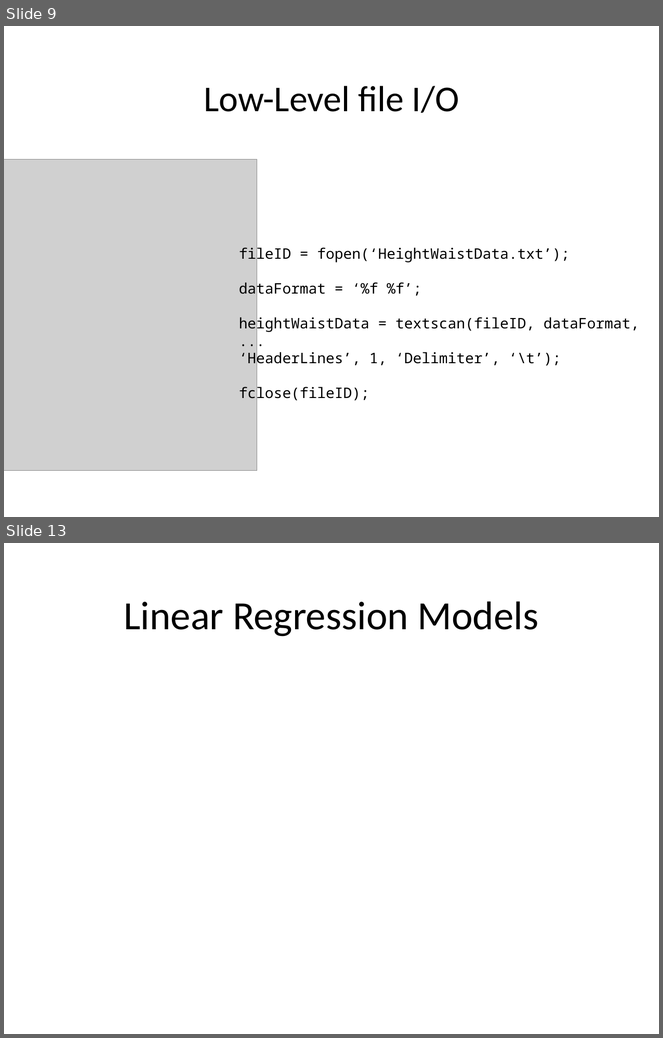
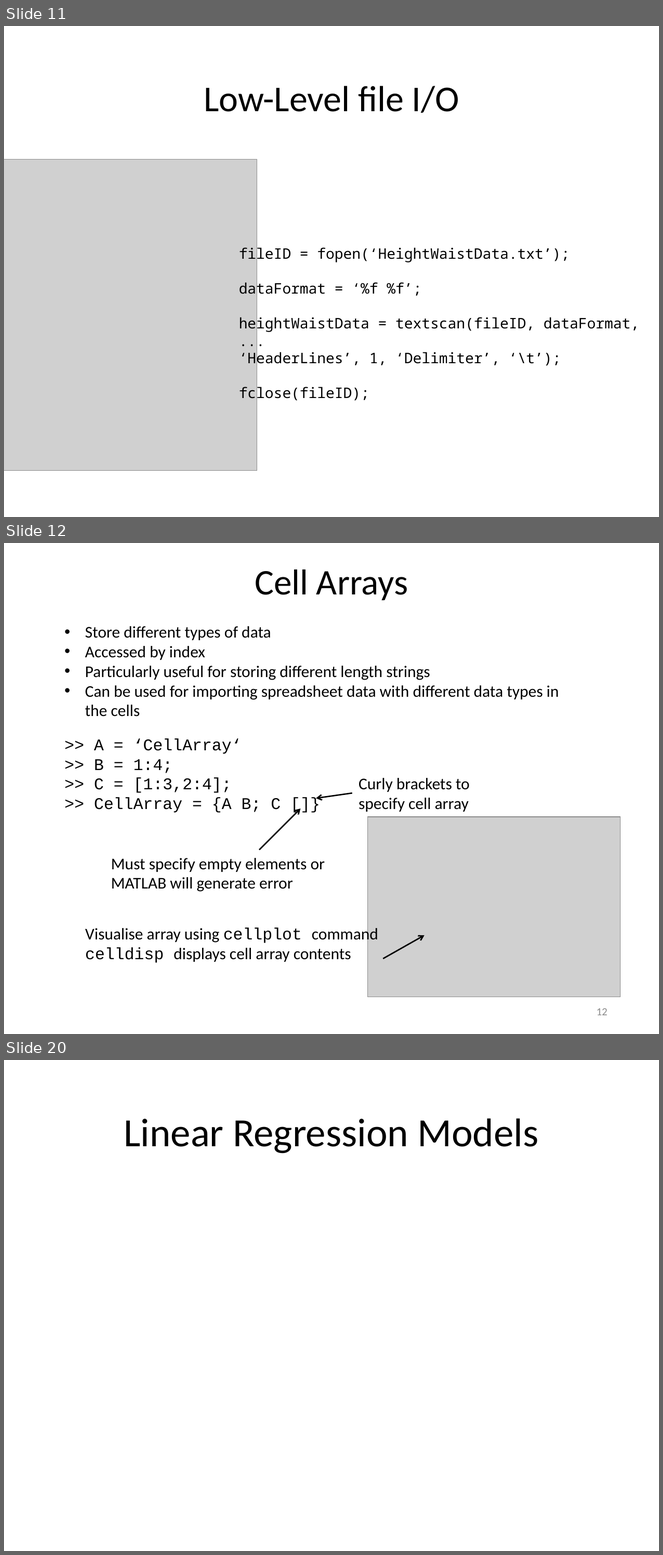
Before and after one commit to louisepb/Nottingham_Workshop, a slide deck: InstructorMaterials/Best Practices for Software Development using MATLAB.pptx. Shown one above the other, each under a label of ours: slides 9 and 13 before the commit, slides 11, 12 and 20 after it; the slides between them are not shown. The pictures are 663x1038 and 663x1555 pixels, drawn with LibreOffice and Linux fonts; fonts in the diff are those of the drawing; grey boxes stand for pictures. Boxes give left, top, right and bottom in pixels: in the first picture for what was removed or moved away, otherwise in the second. Text is boxed around its words. In the diff, an @@ line names an element or a change of style, - is before the commit and + after.

```diff
--- a/InstructorMaterials/Best Practices for Software Development using MATLAB.pptx
+++ b/InstructorMaterials/Best Practices for Software Development using MATLAB.pptx
@@ slide 12 added at <box>4,543,659,1034</box>, background #FFFFFF @@
@@ title added at <box>255,570,409,601</box>, 39.6 pt, text #000000 @@
+Cell Arrays
@@ text added at <box>85,626,559,717</box>, 18 pt, text #000000 @@
+• Store different types of data
+• Accessed by index
+• Particularly useful for storing different length strings
+• Can be used for importing spreadsheet data with different data types in the cells
@@ text added at <box>94,739,281,813</box>, 18 pt, text #000000 @@
+>> A = ‘CellArray‘
+>> B = 1:4;
+>> C = [1:3,2:4];
+>> CellArray = {A B; C []}
@@ text added at <box>359,778,470,812</box>, 18 pt, text #000000 @@
+Curly brackets to specify cell array
@@ arrow added from (352, 793) to (316, 798), #000000 1.5 pt @@
@@ arrow added from (259, 850) to (301, 809), #000000 1.5 pt @@
@@ picture added at <box>367,817,621,997</box> @@
@@ text added at <box>111,858,325,892</box>, 18 pt, text #000000 @@
+Must specify empty elements or MATLAB will generate error
@@ text added at <box>85,926,378,963</box>, 18 pt, text #000000 @@
+Visualise array using cellplot command
+celldisp displays cell array contents
@@ arrow added from (384, 959) to (425, 936), #000000 1.5 pt @@
@@ page number added at <box>597,1008,608,1016</box>, 12 pt, text #8C8C8C @@
+12
@@ what was slide 9 is now slide 11 @@
@@ what was slide 13 is now slide 20 @@
```
Also in this commit, not shown: 3 slides changed, 12 other slides added, 4 slides removed.
